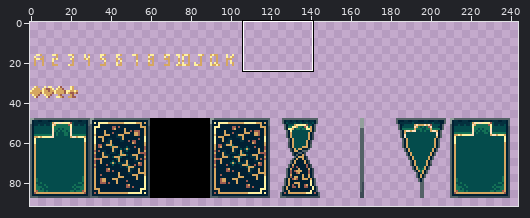
One commit to this sprite sheet: assets/sprites.png. Above, an overview of the earlier version with the close-up marked.
Close-up. Before:
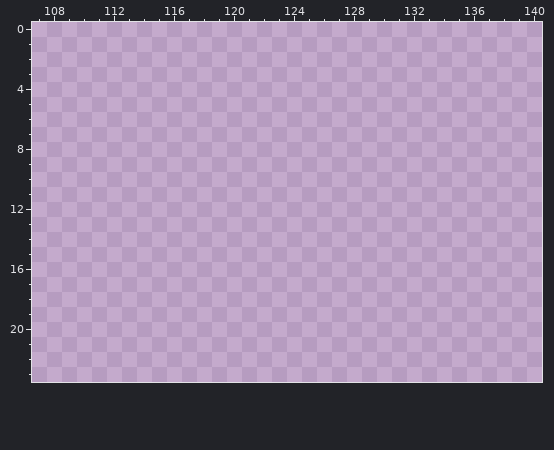
The file is 512x512 pixels. Shown: x 107..140, y 0..23. The wide view leaves out empty margins.
Palette (. is transparent): 
After:
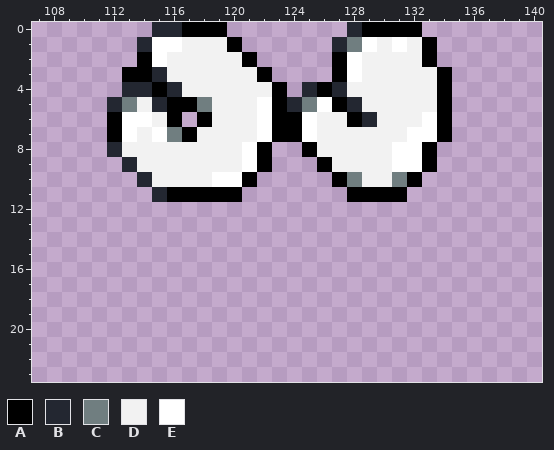
Colours new in this view: A #000000  B #232731  C #707e80  D #f2f2f2  E #ffffff
From old to new:
Changed rows in their new state; - is an unchanged pixel.
first column x 112:
 0 ---BBAAA--------BAAAA--
 1 --BEEDDDA------BCEDEDA-
 2 --AEDDDDDA-----AEDDDDA-
 3 -AABDDDDDDA----AEDDDDDA
 4 -BBABDDDDDDA-BABDDDDDDA
 5 BCDBAACDDDEABCEABDDDDDA
 6 AEEDA-ADDDEAAEDDABDDDEA
 7 AEDECADDDDEAAEDDDDDDEEA
 8 BDDDDDDDDEA--ADDDDDEEA-
 9 -BDDDDDDDEA---ADDDDEEA-
10 --BDDDDEEA-----ACDDCA--
11 ---BAAAAA-------AAAA---
Pixel boxes of the changes (left, top, right, bottom) in both close-ups:
added: (107, 22, 452, 202)
